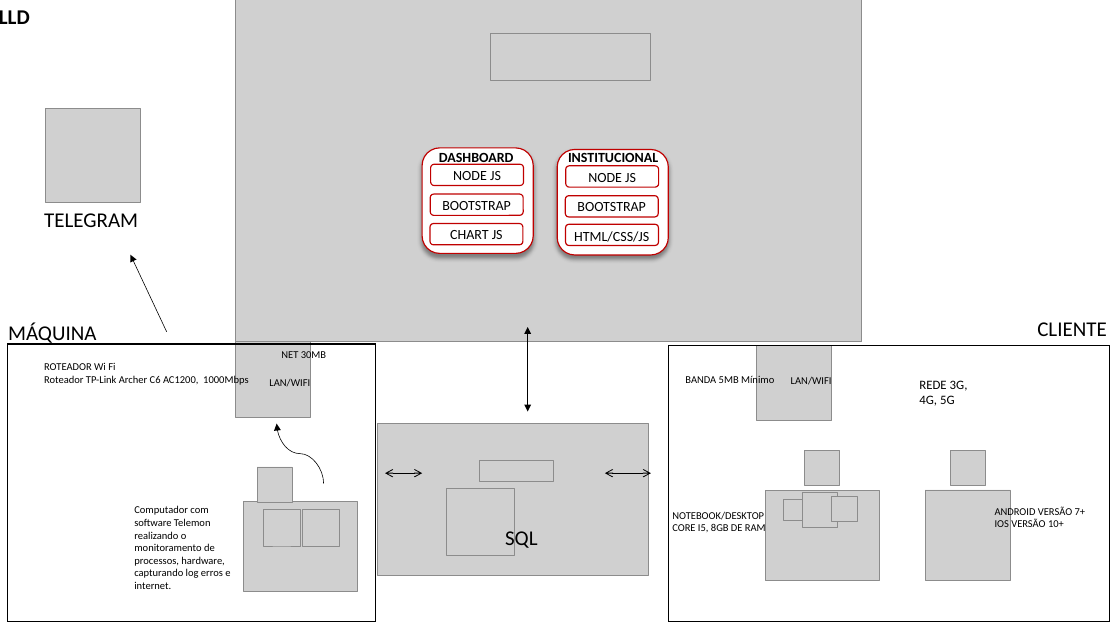
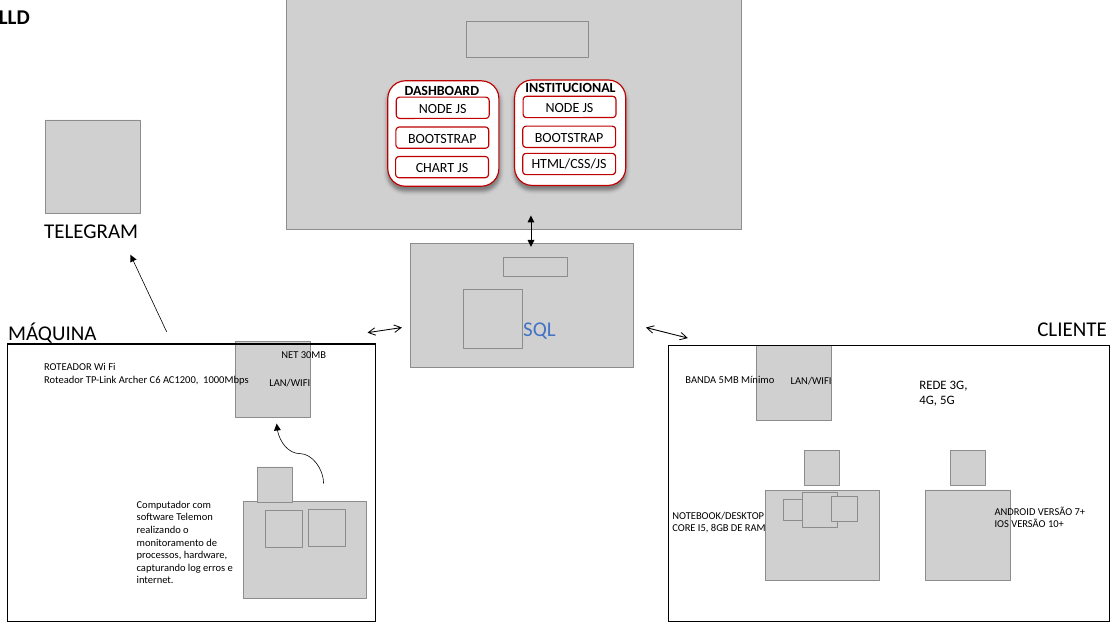
Before and after one commit to BandTec/grupo-07-adsa-20201, a slide deck: slide 2 of Documentação/HLD.LLD.DIAGRAMA.pptx. Drawn at 1120x630 pixels with LibreOffice and Linux fonts; fonts in the diff are those of the drawing; grey boxes stand for pictures. Boxes give left, top, right and bottom in pixels: in the first picture for what was removed or moved away, otherwise in the second. Text is boxed around its words. In the diff, an @@ line names an element or a change of style, - is before the commit and + after.

```diff
--- a/Documentação/HLD.LLD.DIAGRAMA.pptx
+++ b/Documentação/HLD.LLD.DIAGRAMA.pptx
@@ picture resized from (x1=235, y1=0, x2=861, y2=342) to (x1=287, y1=0, x2=741, y2=230) @@
@@ picture resized from (x1=490, y1=34, x2=651, y2=80) to (x1=467, y1=22, x2=589, y2=57) @@
@@ 3 rounded rectangles moved together from (x1=423, y1=148, x2=534, y2=254) to (x1=388, y1=81, x2=499, y2=187) @@
@@ text "DASHBOARD" moved from (x1=439, y1=153, x2=514, y2=165) to (x1=405, y1=86, x2=480, y2=98) @@
@@ rounded rectangle "NODE JS" moved from (x1=431, y1=165, x2=524, y2=186) to (x1=397, y1=97, x2=490, y2=118) @@
@@ rounded rectangle "NODE JS" moved from (x1=566, y1=166, x2=660, y2=187) to (x1=523, y1=97, x2=617, y2=118) @@
@@ picture moved from (x1=45, y1=109, x2=140, y2=203) to (x1=45, y1=120, x2=140, y2=214) @@
@@ 3 rounded rectangles, 1 text moved together from (x1=557, y1=150, x2=668, y2=255) to (x1=515, y1=80, x2=626, y2=186) @@
@@ text "HTML/CSS/JS" moved from (x1=574, y1=231, x2=649, y2=242) to (x1=532, y1=158, x2=607, y2=169) @@
@@ text "TELEGRAM" moved from (x1=44, y1=213, x2=138, y2=227) to (x1=44, y1=224, x2=138, y2=238) @@
@@ double arrow moved from (528, 412) - (528, 327) to (531, 247) - (531, 216) @@
@@ picture resized from (x1=377, y1=423, x2=649, y2=576) to (x1=411, y1=243, x2=634, y2=367) @@
@@ picture resized from (x1=480, y1=460, x2=553, y2=481) to (x1=503, y1=258, x2=567, y2=276) @@
@@ picture resized from (x1=447, y1=488, x2=515, y2=556) to (x1=464, y1=290, x2=523, y2=350) @@
@@ double arrow moved from (385, 473) - (423, 473) to (368, 333) - (402, 328) @@
@@ text "SQL" moved from (x1=505, y1=528, x2=538, y2=552) to (x1=523, y1=322, x2=556, y2=339) @@
@@ text "SQL" at (x1=523, y1=322, x2=556, y2=339): text colour #000000 to #4472C4 @@
@@ double arrow moved from (651, 473) - (605, 473) to (688, 338) - (646, 328) @@
@@ text "Computador com software Telemon realizando ..." moved from (x1=134, y1=505, x2=230, y2=589) to (x1=137, y1=500, x2=233, y2=583) @@
@@ picture resized from (x1=243, y1=501, x2=357, y2=591) to (x1=243, y1=501, x2=366, y2=598) @@
@@ picture moved from (x1=302, y1=510, x2=339, y2=547) to (x1=308, y1=510, x2=345, y2=547) @@
```
Also in this commit, not shown: 1 other slide changed.
